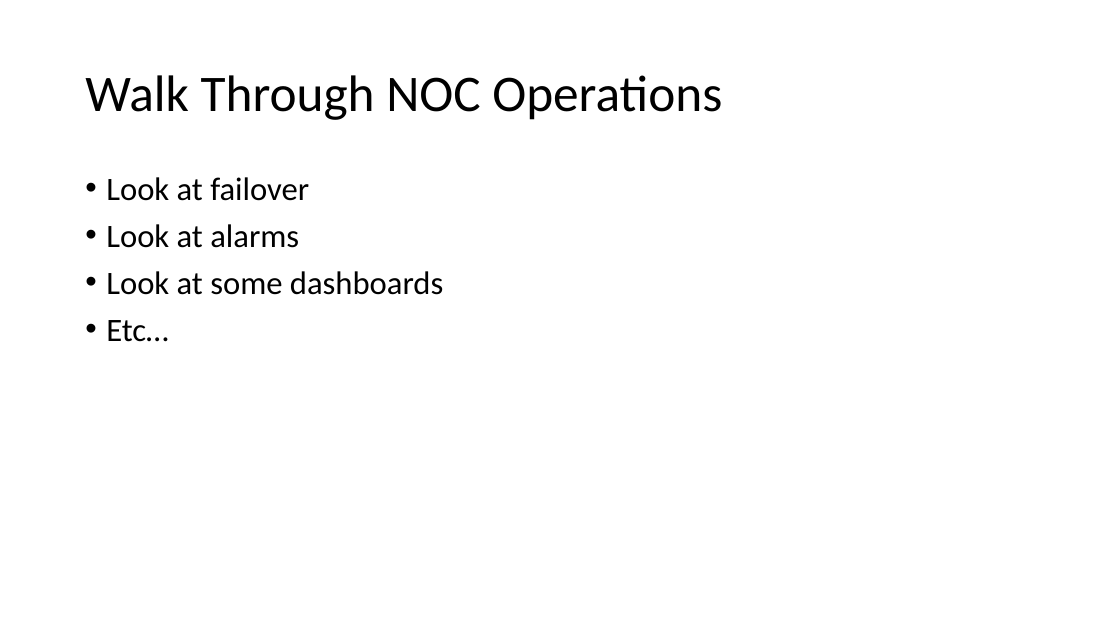
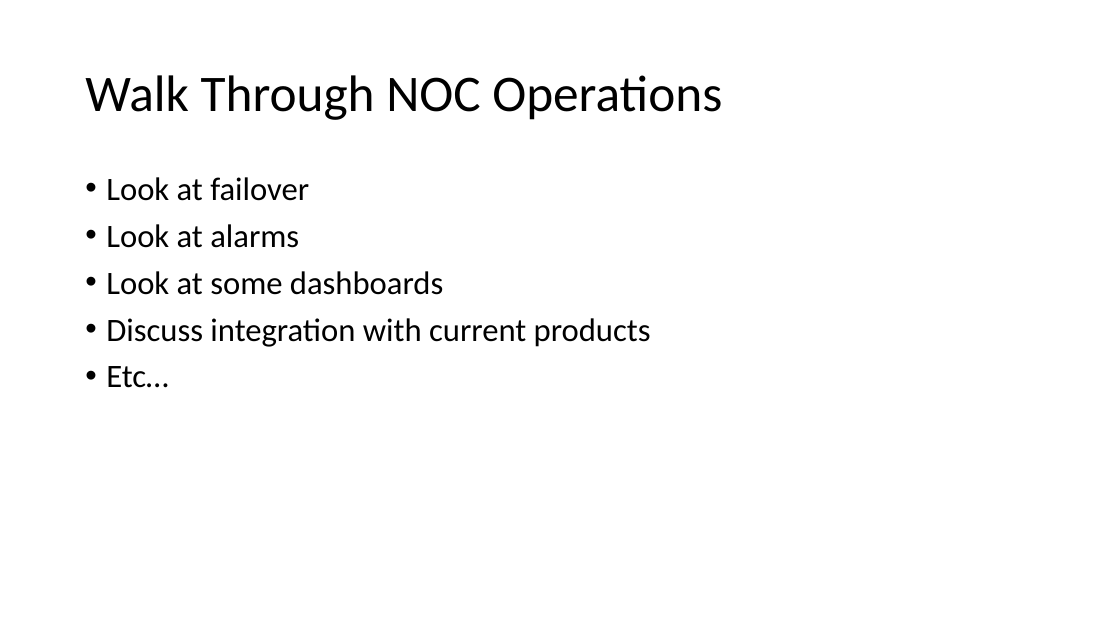
Before and after one commit to EnterpriseProductsLP/docker-straw-man, a slide deck: slide 10 of Docker Proofs of Concept.pptx. Drawn at 1120x630 pixels with LibreOffice and Linux fonts; fonts in the diff are those of the drawing. Boxes give left, top, right and bottom in pixels: in the first picture for what was removed or moved away, otherwise in the second. Text is boxed around its words. In the diff, an @@ line names an element or a change of style, - is before the commit and + after.

```diff
--- a/Docker Proofs of Concept.pptx
+++ b/Docker Proofs of Concept.pptx
@@ text at [106,318,651,347]: paragraph added @@
+• Discuss integration with current products
```
Also in this commit, not shown: 8 other slides changed, 1 slide removed.
